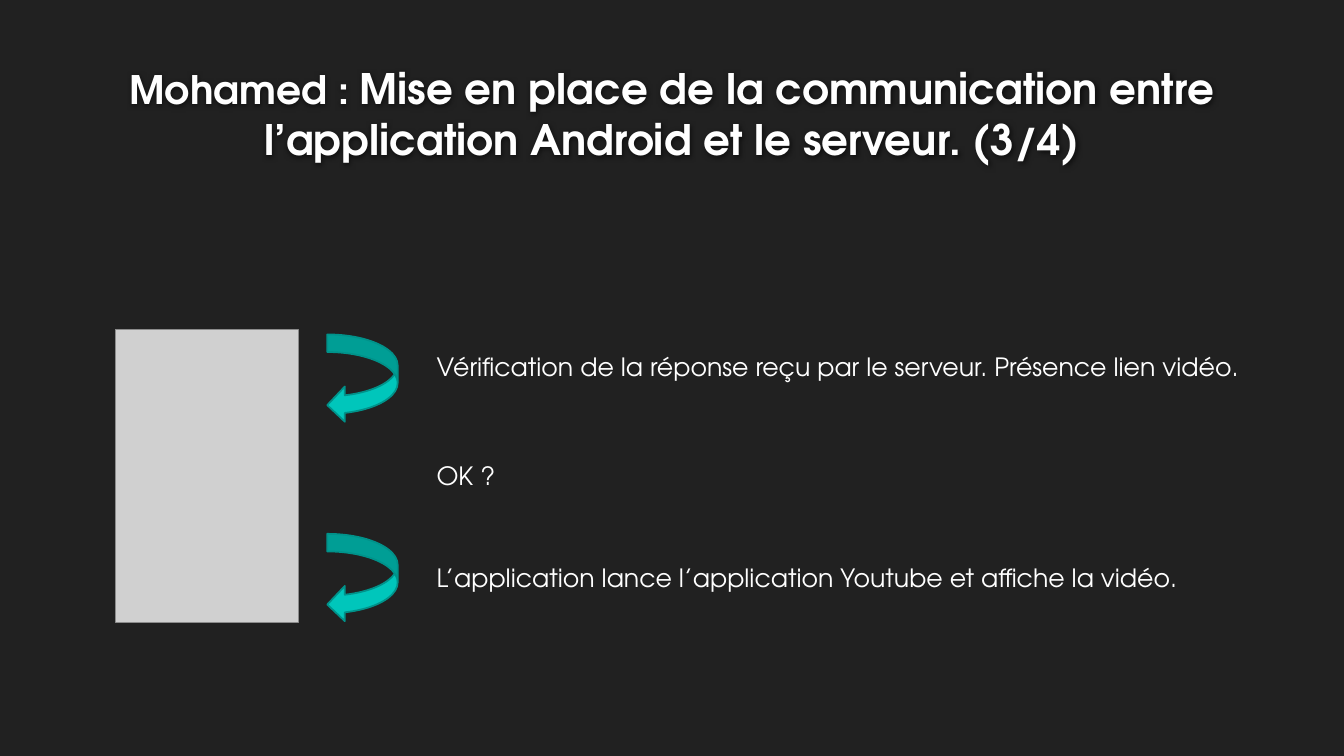
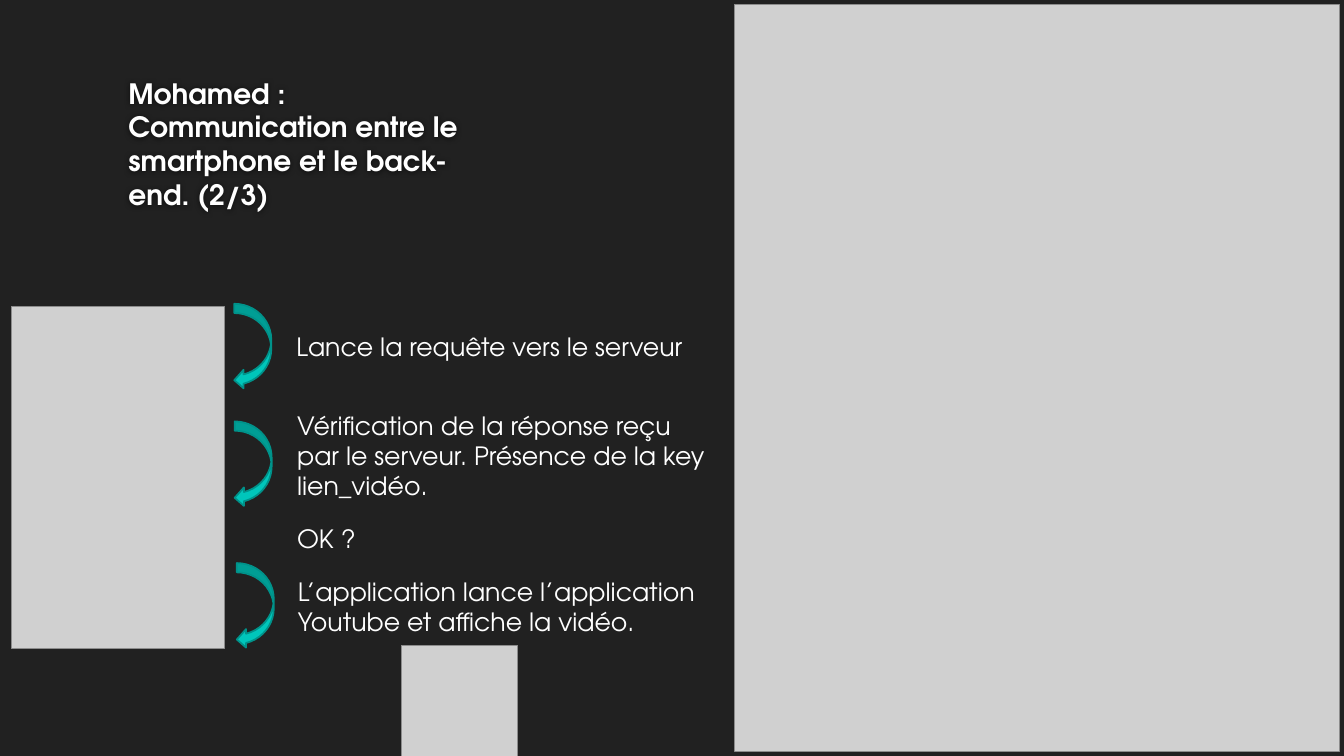
Before and after one commit to rlembo06/VR_tourism, a slide deck: slide 15 of annexes/slides-VR_Tourism.pptx (slide 16 before the commit). Drawn at 1344x756 pixels with LibreOffice and Linux fonts; fonts in the diff are those of the drawing; grey boxes stand for pictures; background and template pictures are left out. Boxes give left, top, right and bottom in pixels: in the first picture for what was removed or moved away, otherwise in the second. Text is boxed around its words. In the diff, an @@ line names an element or a change of style, - is before the commit and + after.

Commit message:
update slide

```diff
--- a/annexes/slides-VR_Tourism.pptx
+++ b/annexes/slides-VR_Tourism.pptx
@@ picture added at box(735, 5, 1340, 752) @@
@@ title added at box(128, 83, 458, 212), 20 pt, text #FFFFFF, bold @@
+Mohamed : Communication entre le smartphone et le back-end. (2/3)
@@ title removed at box(130, 71, 1214, 166) @@
-Mohamed : Mise en place de la communication entre l’application Android et le serveur. (3/4)
@@ picture: place and size @@
-picture at box(115, 330, 298, 623)
+picture at box(12, 307, 225, 649)
@@ curved left arrow: place and size @@
-curved left arrow at box(328, 335, 398, 423)
+curved left arrow at box(234, 303, 271, 389)
@@ text added at box(296, 337, 682, 361), 18 pt, text #FFFFFF @@
+Lance la requête vers le serveur
@@ text at box(297, 416, 704, 498): text changed @@
-Vérification de la réponse reçu par le serveur. Présence lien vidéo.
+Vérification de la réponse reçu par le serveur. Présence de la key lien_vidéo.
@@ curved left arrow added at box(235, 421, 272, 507), fill #00C6BB, outline #00928A 1.25 pt @@
@@ text "OK ?": place and size @@
-text "OK ?" at box(437, 466, 474, 486)
+text "OK ?" at box(297, 529, 334, 549)
@@ curved left arrow: place and size @@
-curved left arrow at box(328, 534, 398, 623)
+curved left arrow at box(237, 564, 274, 649)
@@ text "L’application lance l’application Youtube et ..." rewrapped from box(437, 568, 1177, 592) to box(298, 582, 694, 632) @@
@@ picture added at box(402, 645, 518, 756) @@
```
Also in this commit, not shown: 2 other slides changed, 1 slide removed, 3 other files.
